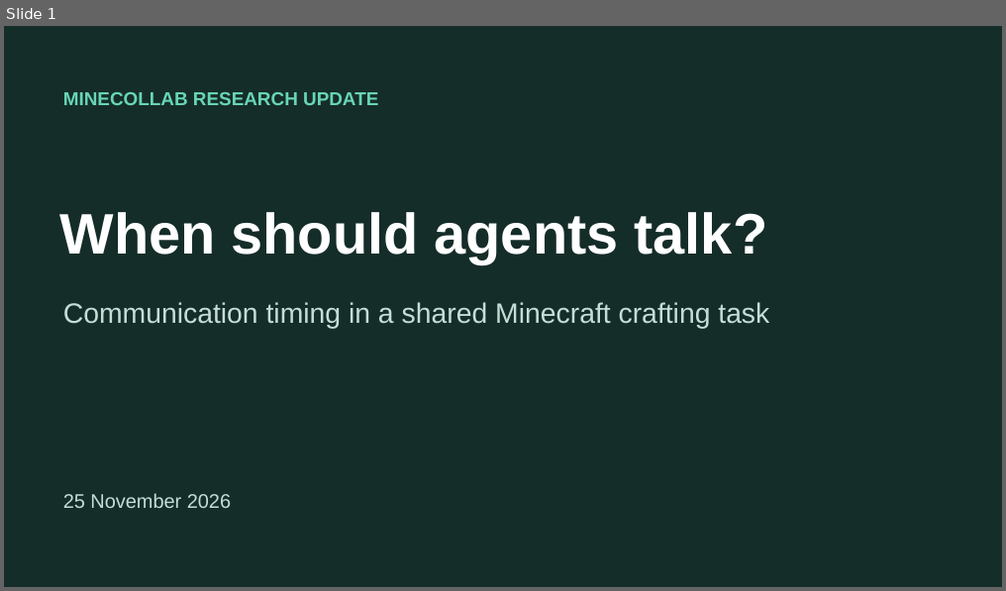
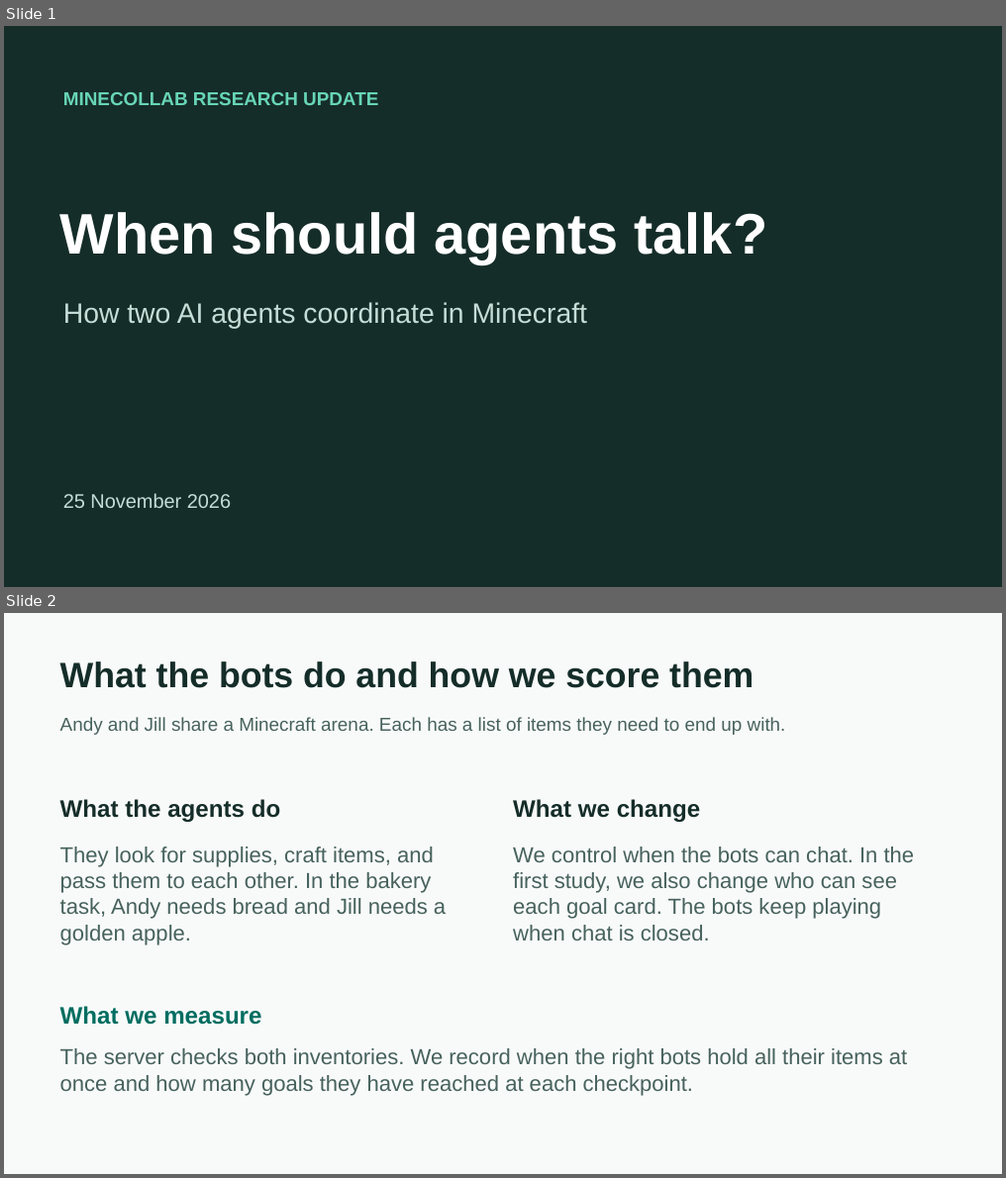
Before and after one commit to Xenoxort/la_minecraft, a slide deck: studies/timing-paper/MineCollab-Research-Update-2026-11-25.pptx. Shown one above the other, each under a label of ours: slide 1 before the commit, slides 1 and 2 after it. The pictures are 1006x591 and 1006x1178 pixels, drawn with LibreOffice and Linux fonts; fonts in the diff are those of the drawing. Boxes give left, top, right and bottom in pixels: in the first picture for what was removed or moved away, otherwise in the second. Text is boxed around its words. In the diff, an @@ line names an element or a change of style, - is before the commit and + after.

```diff
--- a/studies/timing-paper/MineCollab-Research-Update-2026-11-25.pptx
+++ b/studies/timing-paper/MineCollab-Research-Update-2026-11-25.pptx
@@ slide 2 added at <box>4,613,1002,1174</box>, background #F8FAF9 @@
@@ text added at <box>60,662,753,688</box>, 34 pt, text #152D29, bold @@
+What the bots do and how we score them
@@ text added at <box>60,717,786,735</box>, 18 pt, text #47625D @@
+Andy and Jill share a Minecraft arena. Each has a list of items they need to end up with.
@@ text added at <box>60,799,280,822</box>, 23 pt, text #152D29, bold @@
+What the agents do
@@ text added at <box>513,799,700,822</box>, 23 pt, text #152D29, bold @@
+What we change
@@ text added at <box>60,847,446,946</box>, 21 pt, text #47625D @@
+They look for supplies, craft items, and pass them to each other. In the bakery task, Andy needs bread and Jill needs a golden apple.
@@ text added at <box>513,847,915,941</box>, 21 pt, text #47625D @@
+We control when the bots can chat. In the first study, we also change who can see each goal card. The bots keep playing when chat is closed.
@@ text added at <box>60,1006,261,1025</box>, 23 pt, text #006D60, bold @@
+What we measure
@@ text added at <box>60,1049,907,1096</box>, 21 pt, text #47625D @@
+The server checks both inventories. We record when the right bots hold all their items at once and how many goals they have reached at each checkpoint.
@@ slide 1 changed as well @@
@@ text at <box>63,302,588,329</box>: text changed @@
-Communication timing in a shared Minecraft crafting task
+How two AI agents coordinate in Minecraft
```
Also in this commit, not shown: 6 other slides changed, 1 other file.
